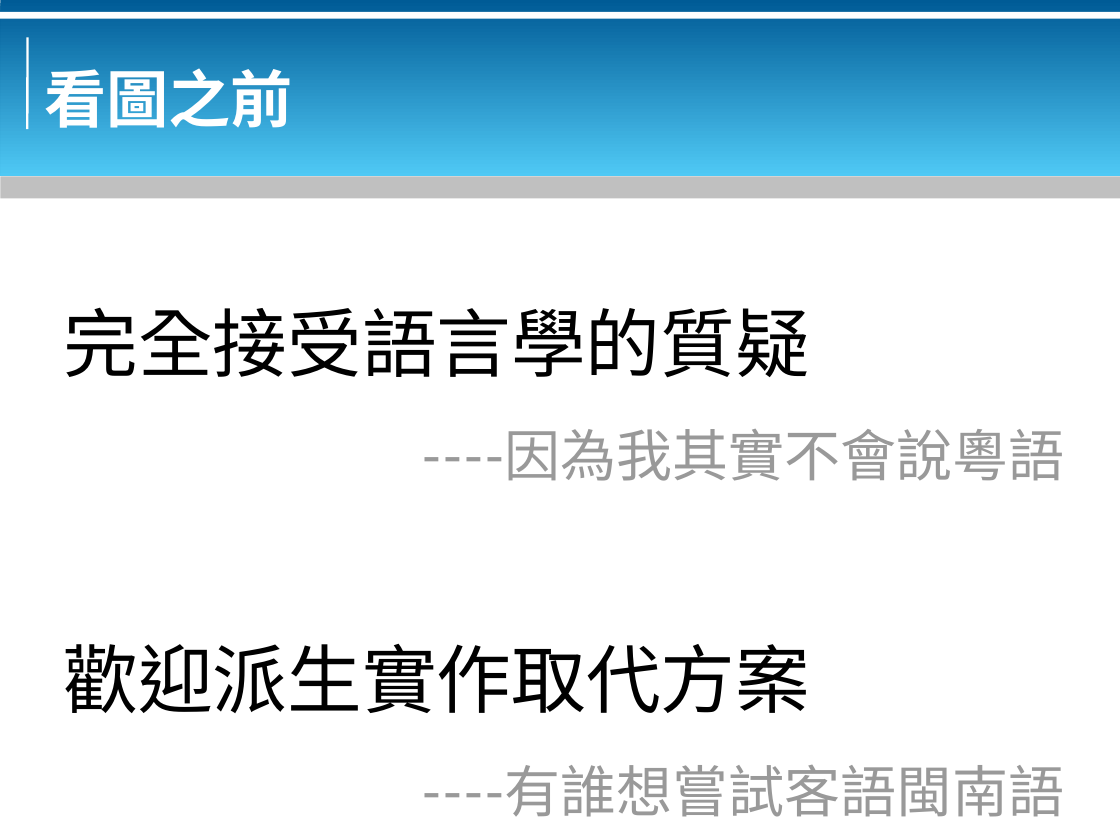
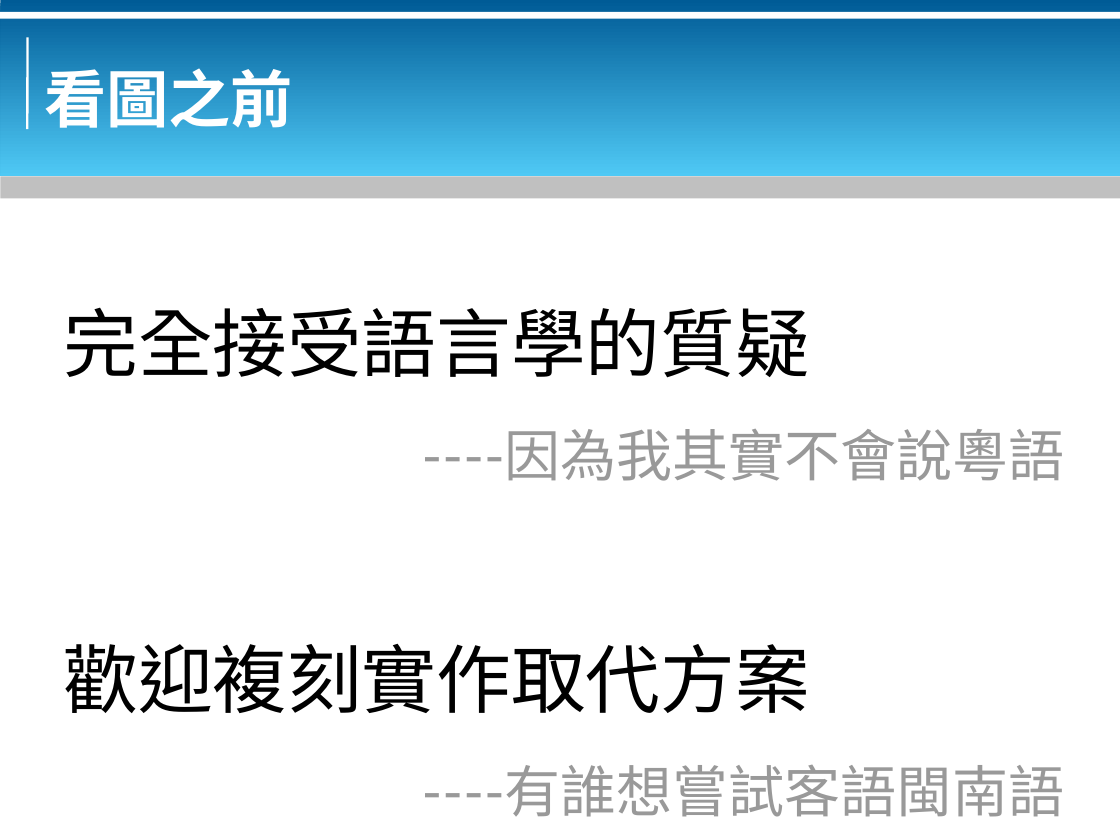
Before and after one commit to bluebat/.presentations, a slide deck: slide 9 of look-at-yue-desktop.odp. Drawn at 1120x840 pixels with LibreOffice and Linux fonts; fonts in the diff are those of the drawing; background and template pictures are left out. Boxes give left, top, right and bottom in pixels: in the first picture for what was removed or moved away, otherwise in the second. Text is boxed around its words. In the diff, an @@ line names an element or a change of style, - is before the commit and + after.

```diff
--- a/look-at-yue-desktop.odp
+++ b/look-at-yue-desktop.odp
@@ text at [63, 644, 810, 713]: text changed @@
-歡迎派生實作取代方案
+歡迎複刻實作取代方案
```
Also in this commit, not shown: 5 other slides changed, 1 other file.
